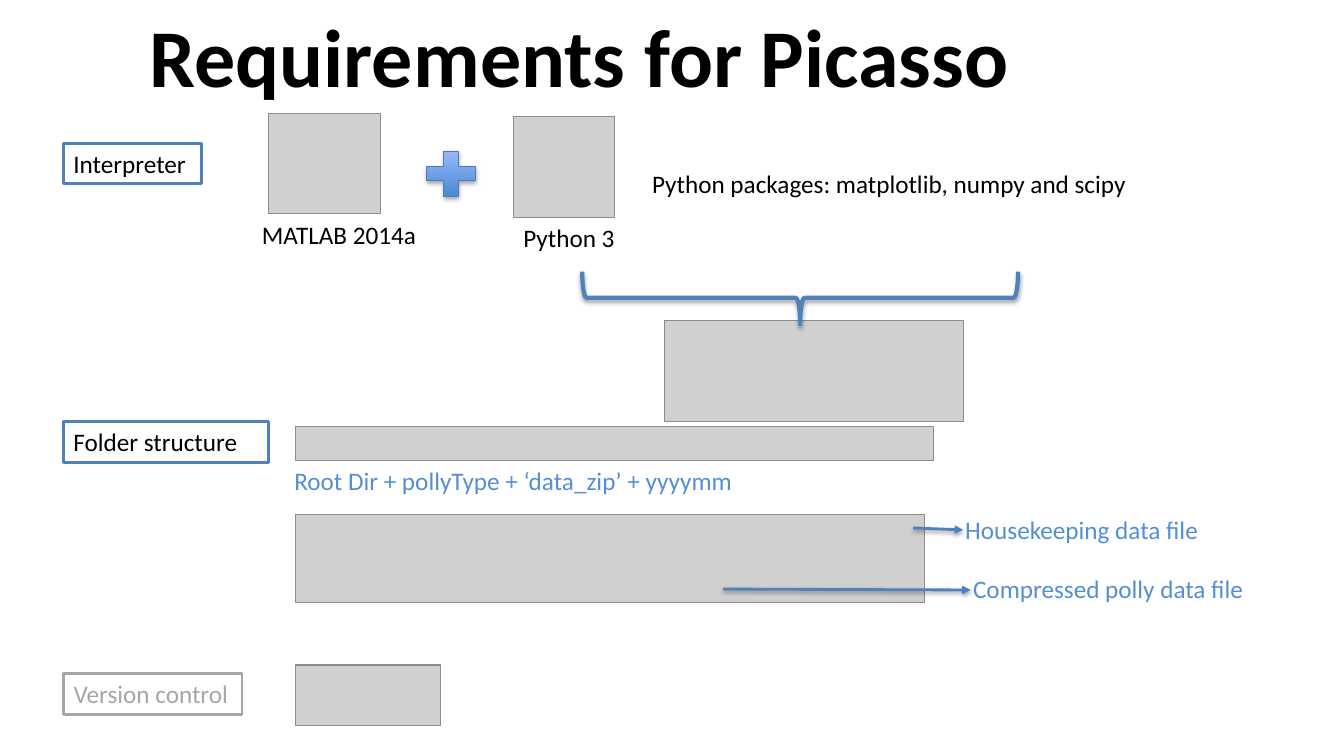
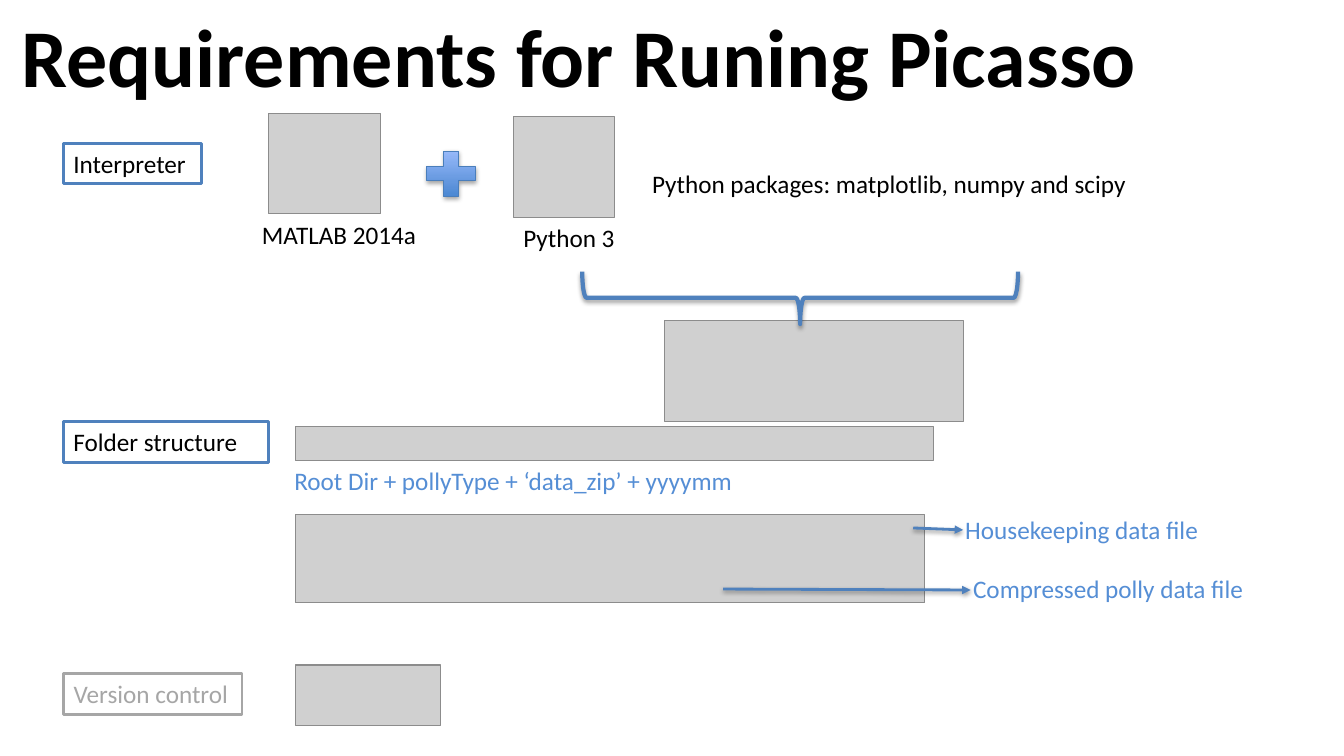
Before and after one commit to PollyNET/Pollynet_Processing_Chain, a slide deck: slide 4 of doc/Pollynet_Processing_Chain.pptx. Drawn at 1344x756 pixels with LibreOffice and Linux fonts; fonts in the diff are those of the drawing; grey boxes stand for pictures; background and template pictures are left out. Boxes give left, top, right and bottom in pixels: in the first picture for what was removed or moved away, otherwise in the second. Text is boxed around its words. In the diff, an @@ line names an element or a change of style, - is before the commit and + after.

```diff
--- a/doc/Pollynet_Processing_Chain.pptx
+++ b/doc/Pollynet_Processing_Chain.pptx
@@ title at [21, 29, 1136, 101]: text changed @@
-Requirements for Picasso
+Requirements for Runing Picasso
```
Also in this commit, not shown: 1 other slide changed, 20 other files.
